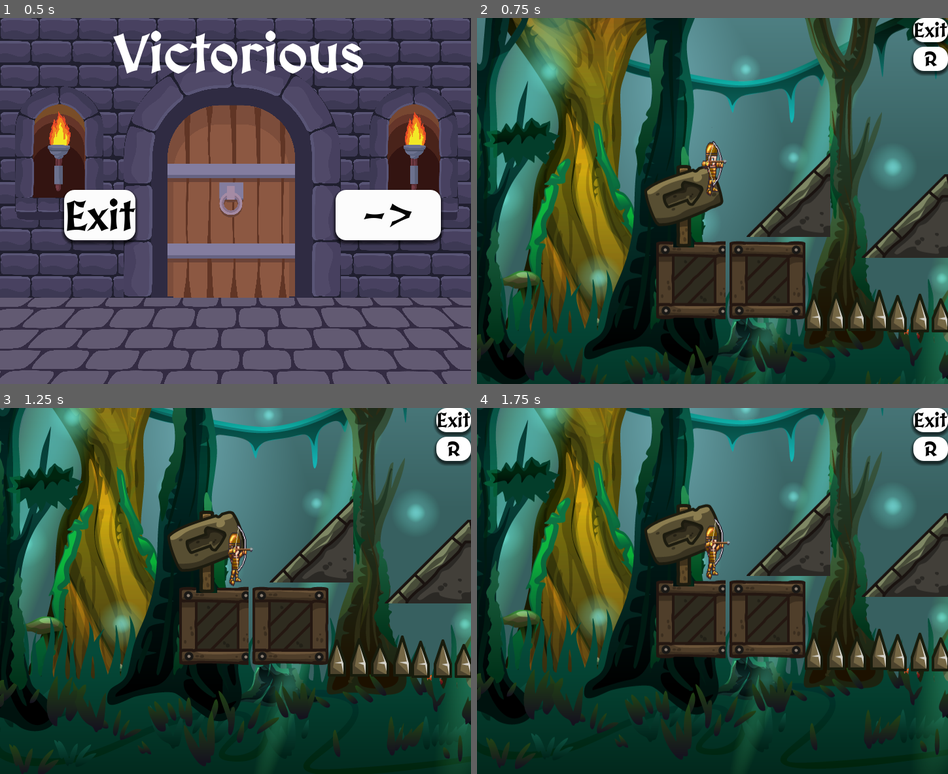
Above: before the commit, frames 1-4 (two rows, left to right).
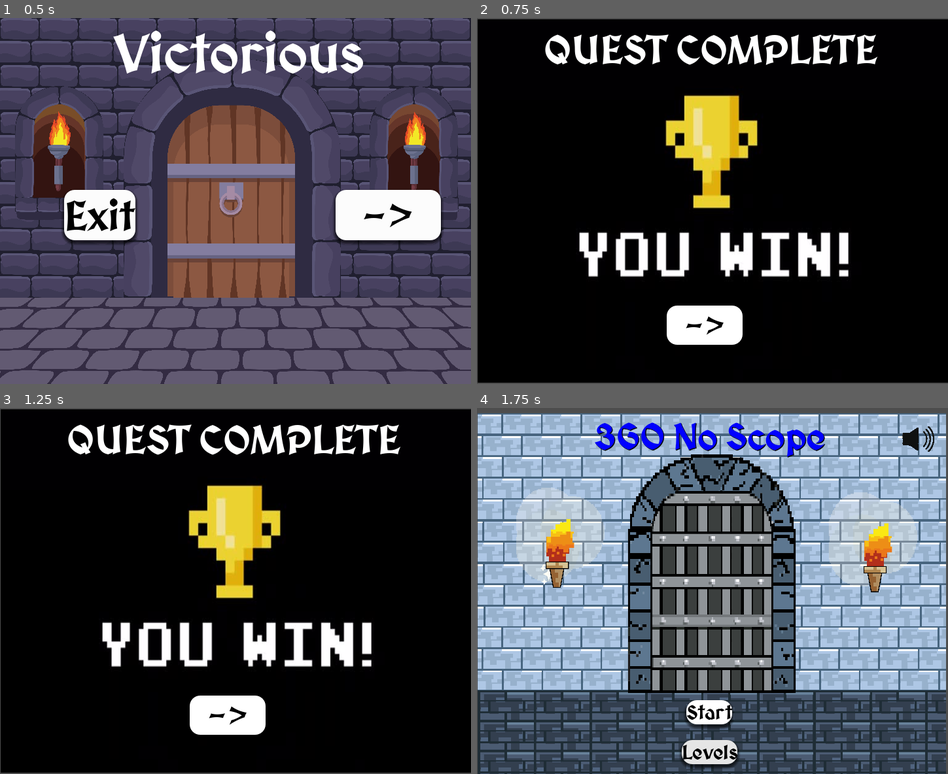
Above: after the commit, the same moments.

Repository: Vysubs28/360-No-Scope
Game: Godot game, scene res://LevelMenu/NextLevel2.tscn
The game is run twice, just before and just after one commit, with the same random seed, the same clock (stepped at 60 frames per second) and the same inputs. This scene is started directly instead of the project's main scene.
Inputs (mouse positions are in pixels of both pictures, inside the frame that each line leads up to):
- Up to frame 1 (0.5 s): no input
- Up to frame 2 (0.75 s): click "->" at 0.5 s
- Up to frame 3 (1.25 s): no input
- Up to frame 4 (1.75 s): click (703, 715) at 1.25 s, where only the run after the commit has a clickable "->"

Frame 1 is identical in both runs. In frame 2, 95% of the frame differs, in the area x 0-100%, y 0-100%; in frame 3, 95%; in frame 4, 97%.

Commit message:
VICTORY after level 4

Diff:
--- a/Level/Level 2/Level2.tscn
+++ b/Level/Level 2/Level2.tscn
@@ -282,7 +282,6 @@
 [node name="AnimatableBody2D" type="AnimatableBody2D" parent="Path2D" groups=["block"]]
 position = Vector2(352, 395)
 rotation = 1.56333
-scale = Vector2(1, 1)
 collision_mask = 18
 
 [node name="Sprite2D" type="Sprite2D" parent="Path2D/AnimatableBody2D"]
--- a/LevelMenu/NextLevel2.gd
+++ b/LevelMenu/NextLevel2.gd
@@ -11,4 +11,4 @@
 	get_tree().change_scene_to_file("res://Menu/main_menu.tscn")
 
 func _on_next_pressed():
-	get_tree().change_scene_to_file("res://Level/Level 5/Level 5.tscn")
+	get_tree().change_scene_to_file("res://Menu/victory_menu.tscn")
